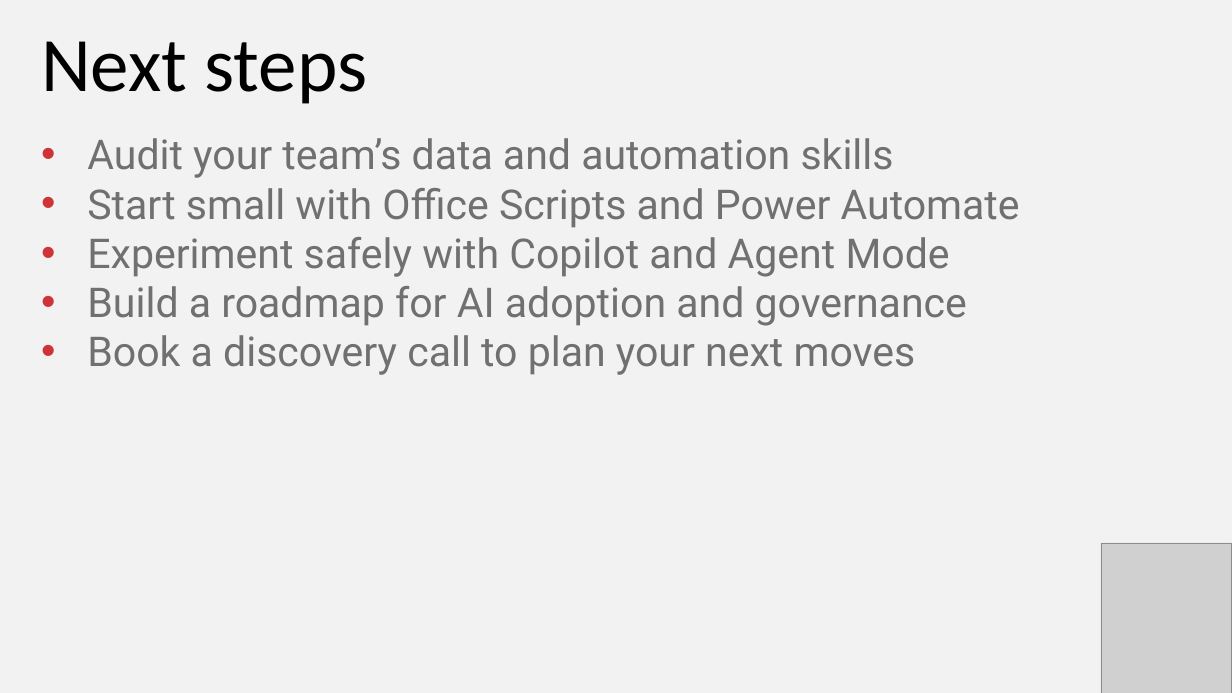
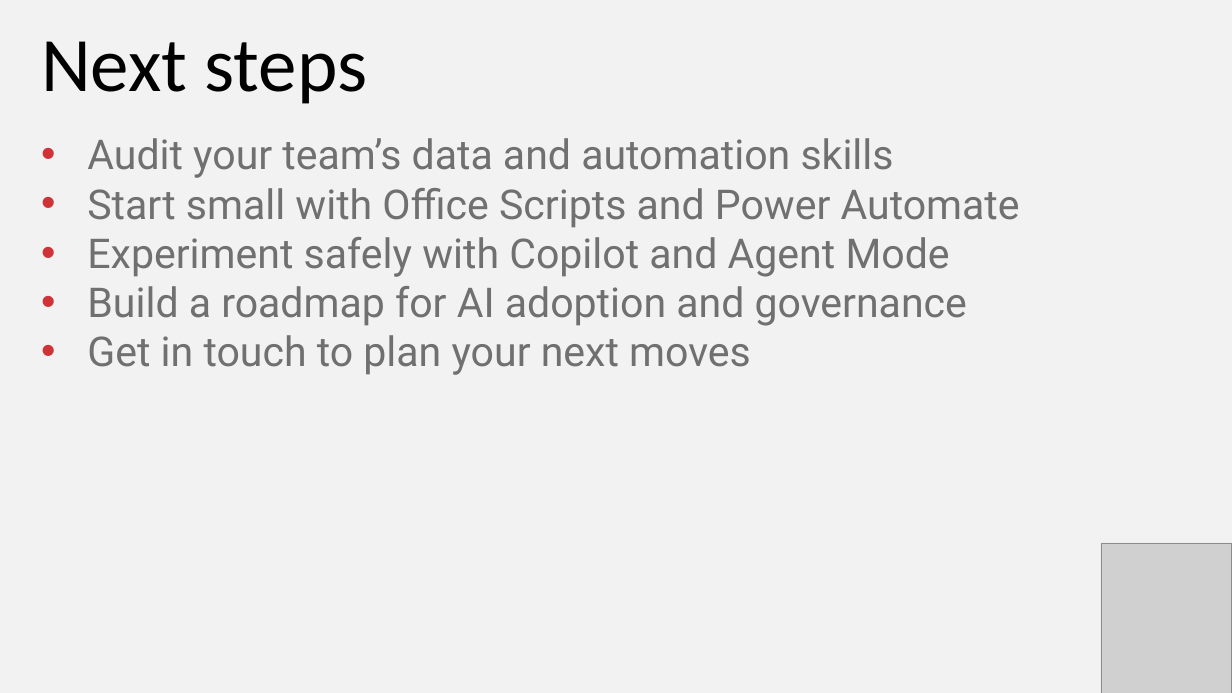
Before and after one commit to stringfestdata/gxls-first-excel-agent, a slide deck: slide 15 of first-excel-agent.pptx (slide 12 before the commit). Drawn at 1232x693 pixels with LibreOffice and Linux fonts; fonts in the diff are those of the drawing; grey boxes stand for pictures. Boxes give left, top, right and bottom in pixels: in the first picture for what was removed or moved away, otherwise in the second. Text is boxed around its words. In the diff, an @@ line names an element or a change of style, - is before the commit and + after.

```diff
--- a/first-excel-agent.pptx
+++ b/first-excel-agent.pptx
@@ text at (87, 335, 751, 375): text changed @@
-• Book a discovery call to plan your next moves
+• Get in touch to plan your next moves
```
Also in this commit, not shown: 2 other slides changed, 6 slides added, 3 slides removed, 2 other files.
